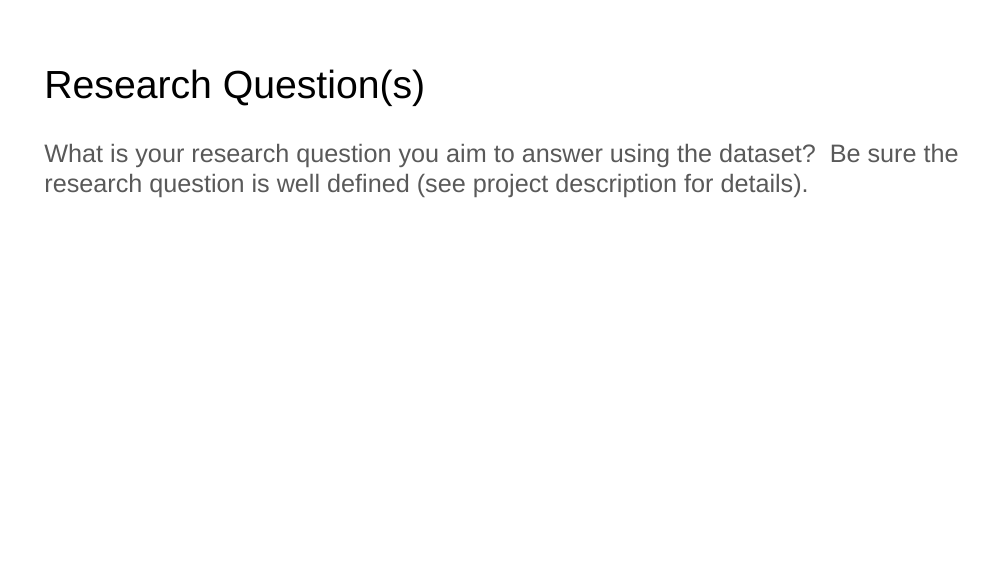
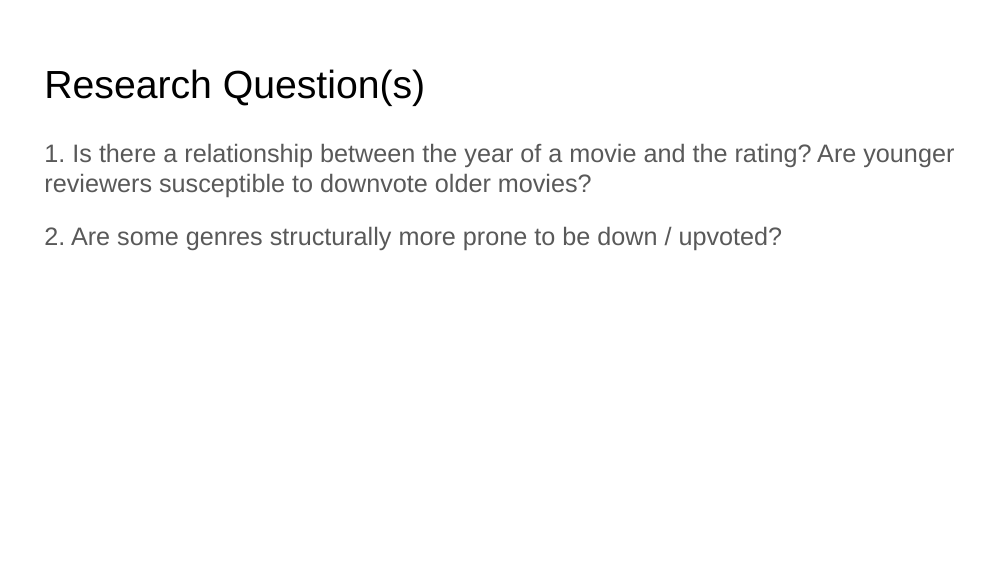
Before and after one commit to sgrosu/sandiego, a slide deck: slide 4 of DSE 200X_ Mini Project Presentation Template.odp. Drawn at 1008x567 pixels with LibreOffice and Linux fonts; fonts in the diff are those of the drawing. Boxes give left, top, right and bottom in pixels: in the first picture for what was removed or moved away, otherwise in the second. Text is boxed around its words. In the diff, an @@ line names an element or a change of style, - is before the commit and + after.

```diff
--- a/DSE 200X_ Mini Project Presentation Template.odp
+++ b/DSE 200X_ Mini Project Presentation Template.odp
@@ text at [44, 143, 954, 250]: text changed @@
-What is your research question you aim to answer using the dataset? Be sure the research question is well defined (see project description for details).
+1. Is there a relationship between the year of a movie and the rating? Are younger reviewers susceptible to downvote older movies?
+2. Are some genres structurally more prone to be down / upvoted?
```
Also in this commit, not shown: 3 other slides changed, 3 slides added, 3 slides removed, 4 other files.
